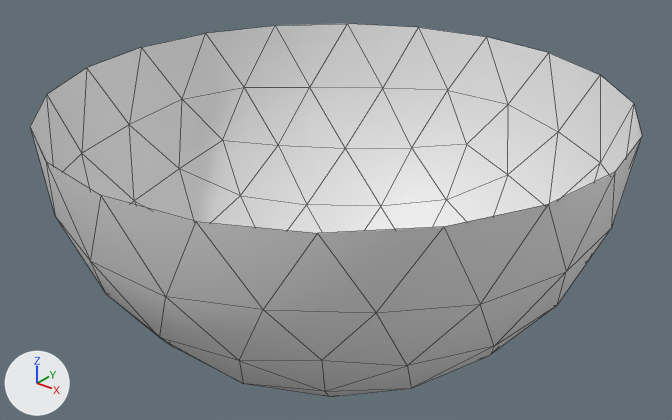
One commit to the OBJ model lab1c/assets/pacman_body.obj: the scene before it, then after it.
Camera for both pictures: a 50 mm camera at (1.888, -2.362, 1.043) aimed at (-0.021, 0.023, -0.436). The axes (+X, +Y, +Z) are drawn at lower left. The lights are the same throughout. Mesh edges are drawn as thin lines. Where no turn or scale is listed for an object, it has been applied to the vertices.

The first picture shows 'pacman_body_Icosphere'.
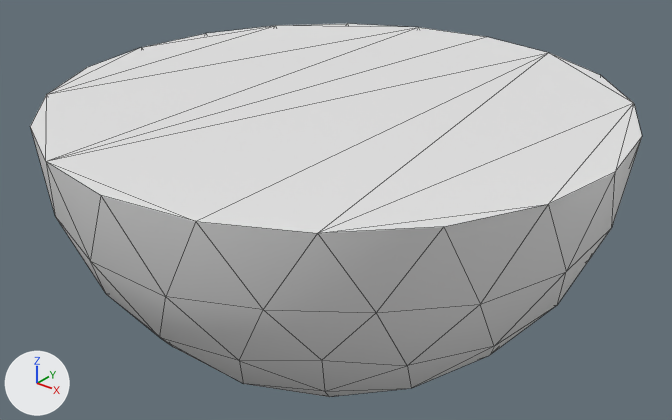
The newer file is also turned or shifted as a whole; pictures and numbers use the older file's frame.

Pixel boxes (x1, y1, x2, y2) of what changed, in the pictures (672 x 420 px):
part 1 of me_pacman_body_icosphere, added: after (30, 24, 642, 233)

The change in detail:
me_pacman_body_icosphere is used by ob_pacman_body_icosphere; location (0.0, 0.0, 0.0).
me_pacman_body_icosphere had 91 vertices, 160 faces and spanned x -1.0..1.0, y -1.0..1.0, z -1.0..0.0.
me_pacman_body_icosphere now has 111 vertices, 178 faces, 20 loose edges and spans x -1.0..1.0, y -1.0..1.0, z -1.0..0.0.
Part 1, on me_pacman_body_icosphere:
18 new faces join them.
